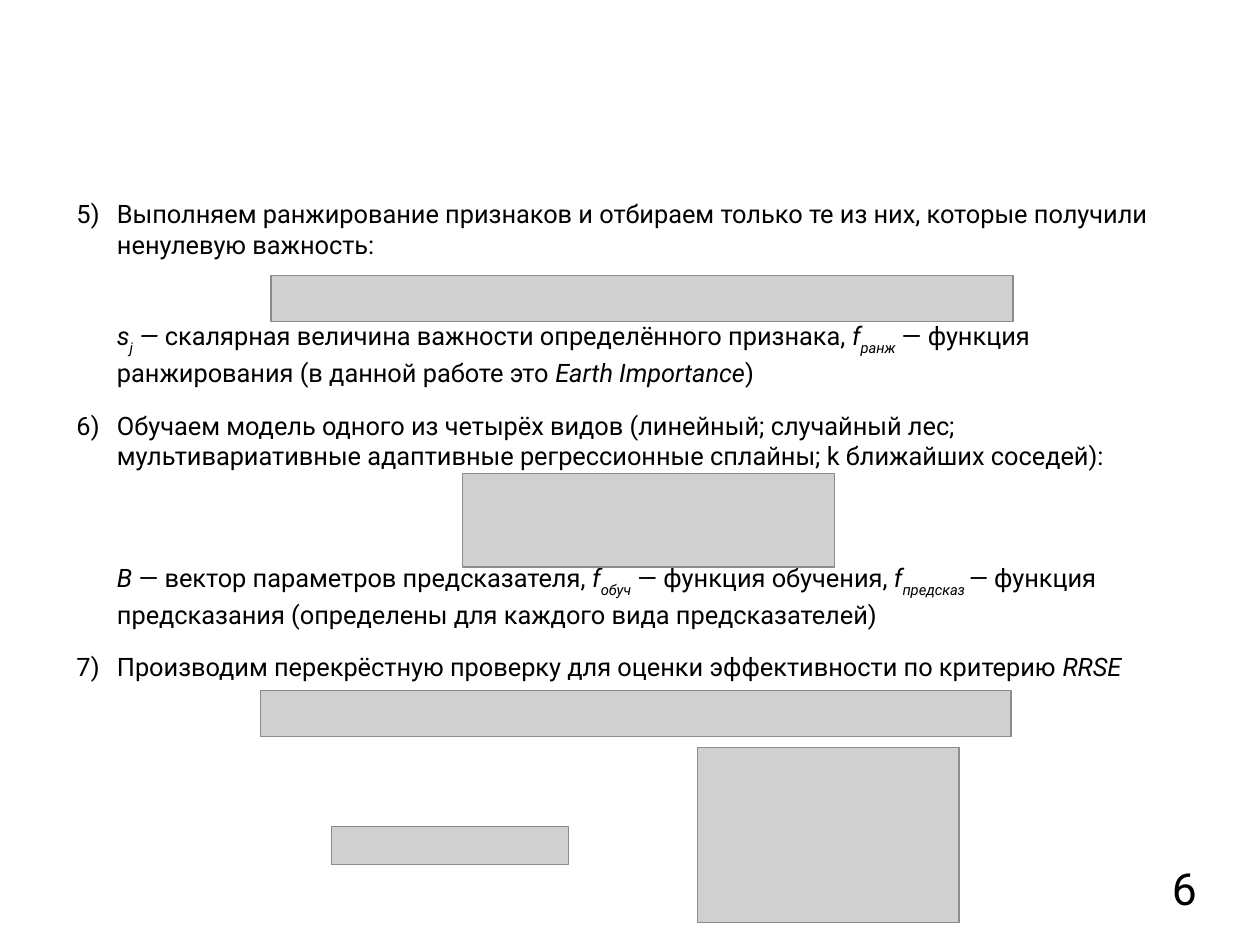
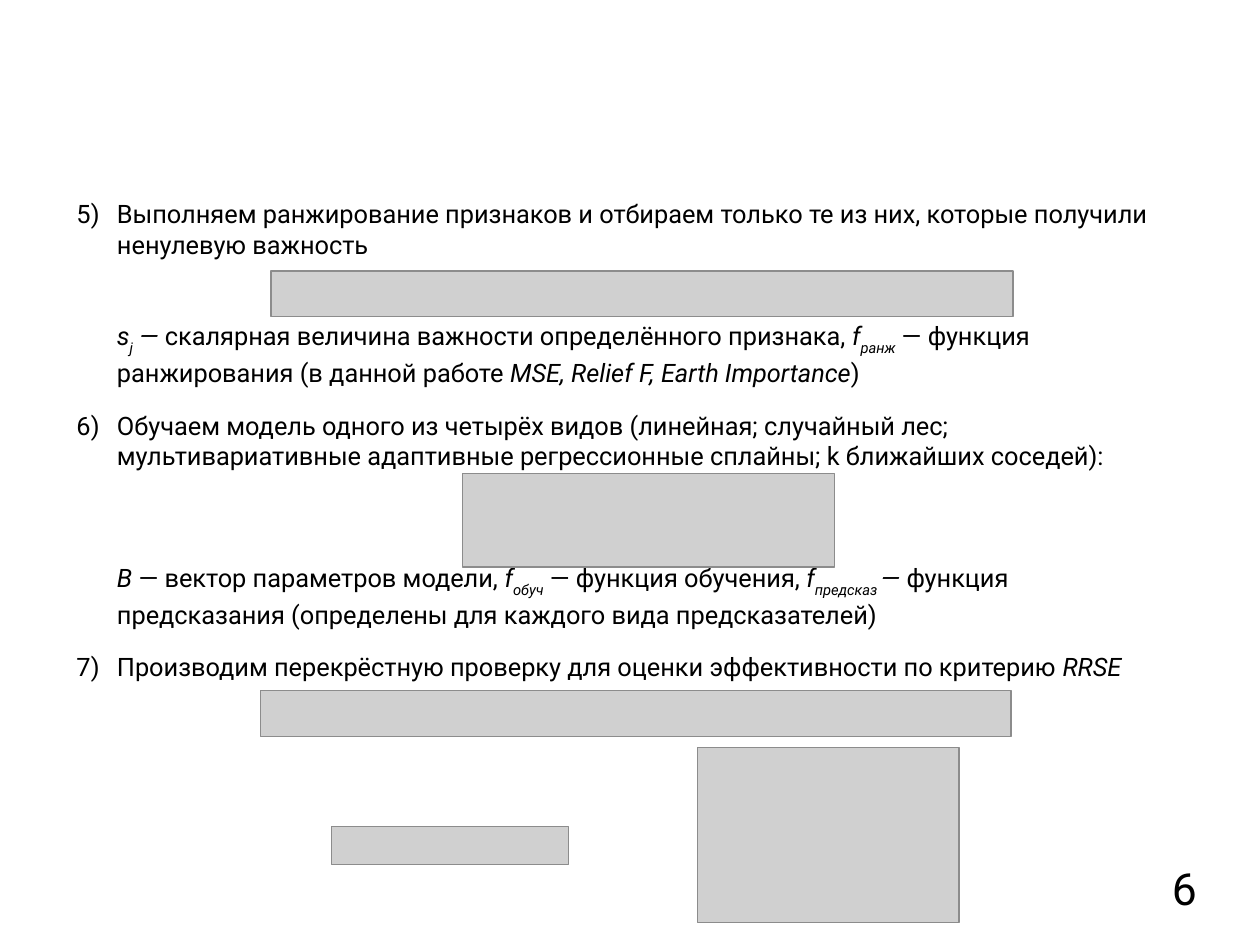
Before and after one commit to mkpankov/adaptor, a slide deck: slide 6 of diploma/defense/brochure.odp. Drawn at 1260x945 pixels with LibreOffice and Linux fonts; fonts in the diff are those of the drawing; grey boxes stand for pictures; background and template pictures are left out. Boxes give left, top, right and bottom in pixels: in the first picture for what was removed or moved away, otherwise in the second. Text is boxed around its words. In the diff, an @@ line names an element or a change of style, - is before the commit and + after.

```diff
--- a/diploma/defense/brochure.odp
+++ b/diploma/defense/brochure.odp
@@ text at <box>117,203,1147,629</box>: text changed @@
-5) Выполняем ранжирование признаков и отбираем только те из них, которые получили ненулевую важность:
-   sj — скалярная величина важности определённого признака, fранж — функция ранжирования (в данной работе это Earth Importance)
-6) Обучаем модель одного из четырёх видов (линейный; случайный лес; мультивариативные адаптивные регрессионные сплайны; k ближайших соседей):
-   B — вектор параметров предсказателя, fобуч — функция обучения, fпредсказ — функция предсказания (определены для каждого вида предсказателей)
+5) Выполняем ранжирование признаков и отбираем только те из них, которые получили ненулевую важность
+   sj — скалярная величина важности определённого признака, fранж — функция ранжирования (в данной работе MSE, Relief F, Earth Importance)
+6) Обучаем модель одного из четырёх видов (линейная; случайный лес; мультивариативные адаптивные регрессионные сплайны; k ближайших соседей):
+   B — вектор параметров модели, fобуч — функция обучения, fпредсказ — функция предсказания (определены для каждого вида предсказателей)
@@ picture: place and size @@
-picture at <box>271,276,1013,321</box>
+picture at <box>271,271,1013,317</box>
```
Also in this commit, not shown: 9 other slides changed.
